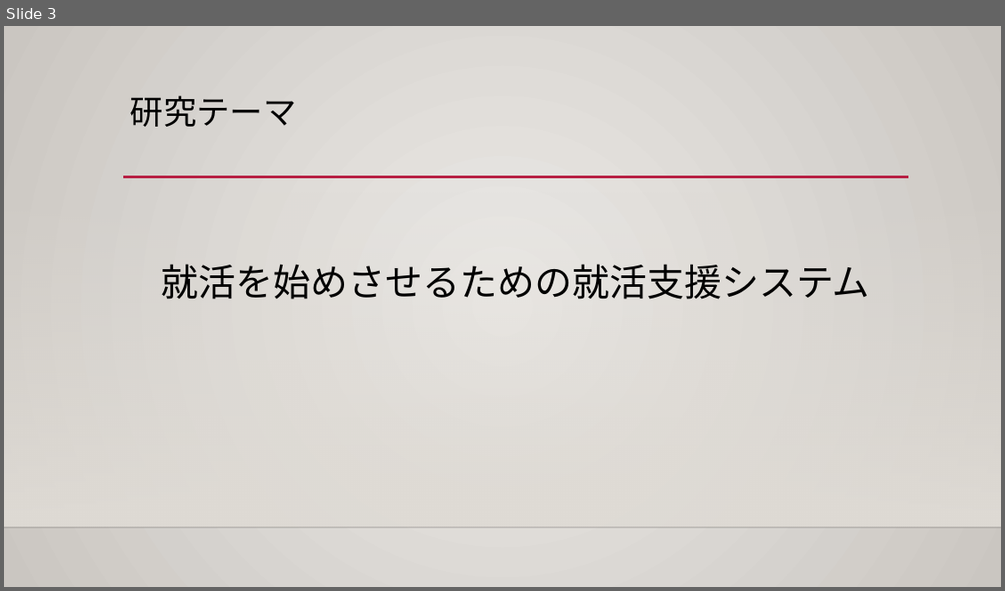
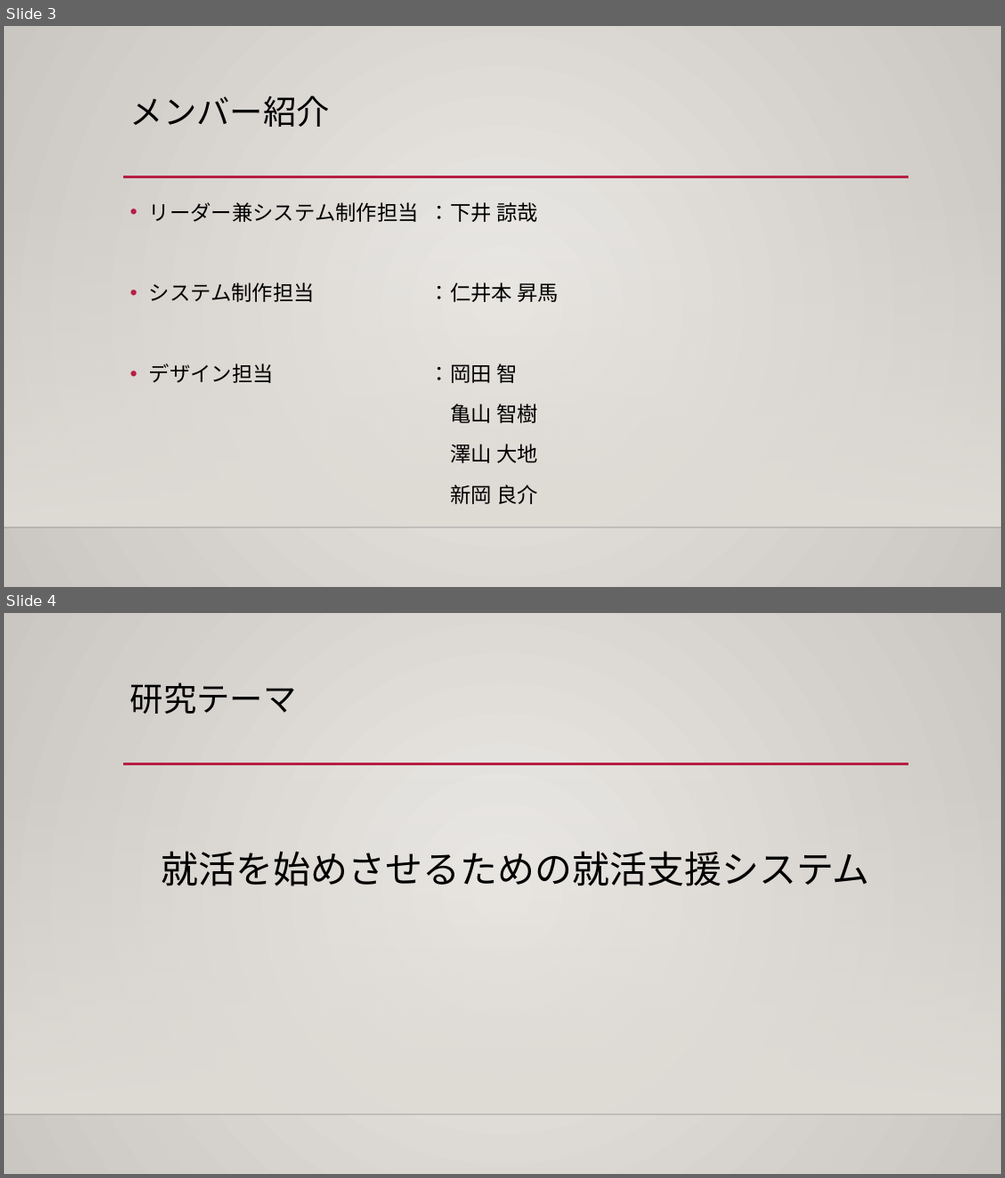
Before and after one commit to niimoti/Spling-database, a slide deck: 発表用_R4A1_more².pptx. Shown one above the other, each under a label of ours: slide 3 before the commit, slides 3 and 4 after it. The pictures are 1005x591 and 1005x1178 pixels, drawn with LibreOffice and Linux fonts; fonts in the diff are those of the drawing; background and template pictures are left out. Boxes give left, top, right and bottom in pixels: in the first picture for what was removed or moved away, otherwise in the second. Text is boxed around its words. In the diff, an @@ line names an element or a change of style, - is before the commit and + after.

```diff
--- a/発表用_R4A1_more².pptx
+++ b/発表用_R4A1_more².pptx
@@ slide 3 added at [4, 26, 1001, 587], background gradient #ECEAE7 to #CAC7C1; not listed: 3 template elements that a slide beside it also shows @@
@@ title added at [130, 95, 330, 127], 32 pt, text #000000 @@
+メンバー紹介
@@ text added at [149, 202, 558, 504], 20 pt, text #000000 @@
+• リーダー兼システム制作担当 ：下井 諒哉
+• システム制作担当 ：仁井本 昇馬
+• デザイン担当 ：岡田 智
+亀山 智樹
+澤山 大地
+新岡 良介
@@ what was slide 3 is now slide 4 @@
```
Also in this commit, not shown: 7 slides changed, 1 other file.
